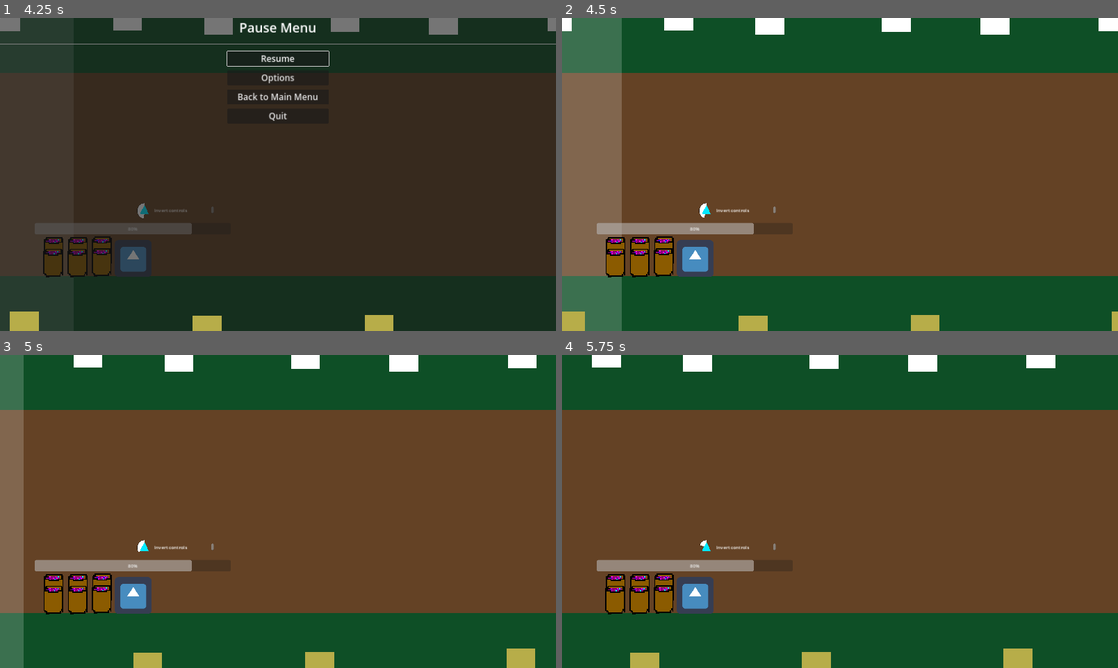
Above: before the commit, frames 1-4 (two rows, left to right).
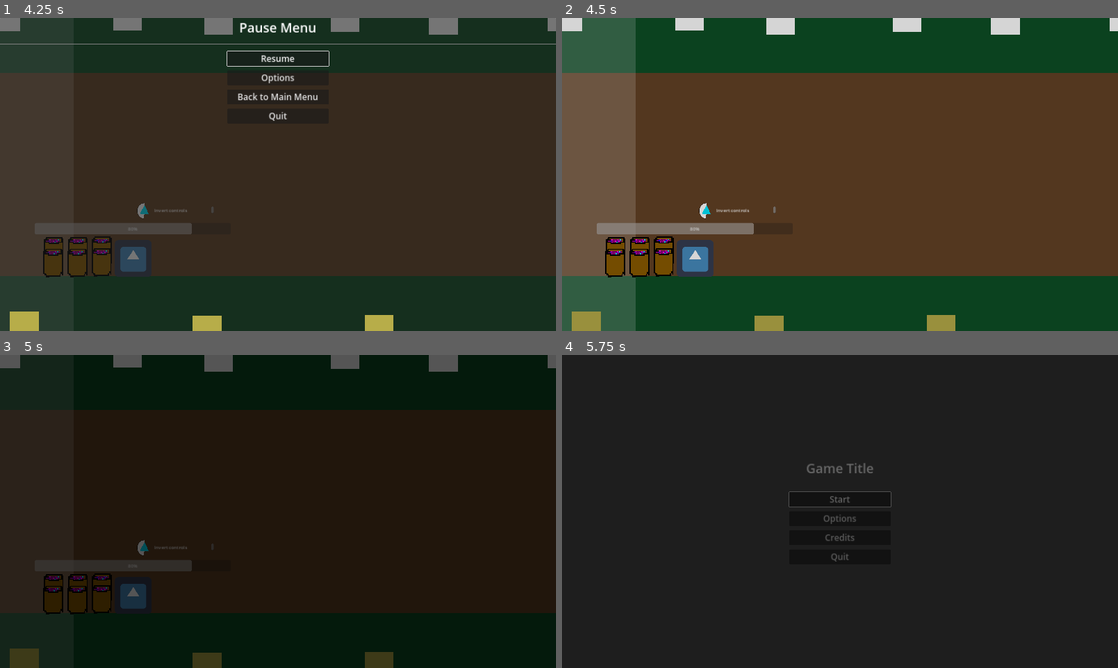
Above: after the commit, the same moments.

Repository: hsandt/ld53
Game: Godot game, scene res://scenes/main_menu_scene.tscn
Two runs of this game, one before a commit and one after it. Both use one fixed random seed, a clock stepped at 60 frames per second and the inputs below. The engine's default icon, where the game draws it, is replaced by a stand-in: a white triangle on a blue panel in a dark square.
Inputs (mouse positions are in pixels of both pictures, inside the frame that each line leads up to):
- Up to frame 1 (4.25 s): tap Enter (ui_accept) at 0.5, 0.77, 1.52, 3.02, 3.77 s; move the mouse to (400, 158) at 0.52 s; hold Right (ui_right) 0.53-1.28 s; click (400, 158) at 0.67 s; move the mouse to (166, 190) at 1.27 s; hold S (down) 1.28-2.03 s; move the mouse to (333, 105) at 2.02 s; hold Right (ui_right) 2.03-2.78 s; move the mouse to (250, 237) at 2.77 s; hold Up (ui_up) 2.78-3.53 s; click (250, 237) at 2.92 s; move the mouse to (444, 221) at 3.52 s; hold Left (ui_left) from 3.53 s (still down); tap Escape (pause) at 4.15 s
- Up to frame 2 (4.5 s): release Left (ui_left) at 4.25 s; click "Back to Main Menu" at 4.25 s
- Up to frame 3 (5 s): no input
- Up to frame 4 (5.75 s): move the mouse to (673, 464) at 5.02 s; hold Left (ui_left) from 5.03 s (still down); tap Enter (ui_accept) at 5.27 s

Frame 1 is identical in both runs. In frame 2, 6.6% of the frame differs, in the area x 0-100%, y 0-100%; in frame 3, 100%; in frame 4, 100%.

Commit message:
[Pause] Back to main menu: do not resume time, so make sure singleton are Always processed, and unpause tree
at the end of transition

Diff:
--- a/scenes/first_scene.tscn
+++ b/scenes/first_scene.tscn
@@ -1,8 +1,9 @@
-[gd_scene load_steps=11 format=3 uid="uid://ddxu5buxr3lp5"]
+[gd_scene load_steps=12 format=3 uid="uid://ddxu5buxr3lp5"]
 
 [ext_resource type="PackedScene" uid="uid://bkxvhy0xyc6my" path="res://prefabs/ingame/in_game_manager.tscn" id="1_i0ea3"]
 [ext_resource type="Texture2D" uid="uid://d0vvv3dcec8mu" path="res://sprites/white_square_1x1.png" id="1_pefx0"]
 [ext_resource type="PackedScene" uid="uid://bigtdfruv4w60" path="res://prefabs/pause_menu_custom.tscn" id="2_afo14"]
+[ext_resource type="PackedScene" uid="uid://bicer5hvlabr8" path="res://prefabs/main_menu_custom.tscn" id="2_c5wuj"]
 [ext_resource type="PackedScene" uid="uid://cvgbpr47myc5j" path="res://prefabs/ingame/player_character_body_2d.tscn" id="3_82xke"]
 [ext_resource type="PackedScene" uid="uid://clbkj8klm4my3" path="res://prefabs/ingame/obstacle_big.tscn" id="3_ykc5j"]
 [ext_resource type="PackedScene" uid="uid://ybj4svsavf4f" path="res://prefabs/ingame/obstacle_medium.tscn" id="4_h1iuh"]
@@ -18,6 +19,7 @@
 [node name="Node2D" type="Node2D"]
 
 [node name="InGameManager" parent="." node_paths=PackedStringArray("pause_menu") instance=ExtResource("1_i0ea3")]
+main_menu_scene = ExtResource("2_c5wuj")
 pause_menu = NodePath("../CanvasLayer/PauseMenu")
 
 [node name="CanvasLayer" type="CanvasLayer" parent="."]
@@ -170,3 +172,5 @@
 modulate = Color(1, 1, 1, 0.188235)
 scale = Vector2(1920, 1080)
 texture = ExtResource("1_pefx0")
+
+[connection signal="back_to_main_pressed" from="CanvasLayer/PauseMenu" to="InGameManager" method="_on_pause_menu_back_to_main_pressed"]
--- a/scripts/ingame/InGameManager.gd
+++ b/scripts/ingame/InGameManager.gd
@@ -1,10 +1,18 @@
 extends Node
 
 
+@export var main_menu_scene: PackedScene
 @export var pause_menu: PauseMenu
 
+## Speed factor for back to main menu fade out animation
+@export var back_to_main_menu_fade_out_speed: float = 1.0
+
+## Speed factor for back to main menu fade in animation
+@export var back_to_main_menu_fade_in_speed: float = 1.0
 
 func _ready():
+	assert(main_menu_scene != null,
+		"[InGameManager] main_menu_scene is not set on %s" % get_path())
 	assert(pause_menu != null,
 		"[InGameManager] pause_menu is not set on %s" % get_path())
 	pause_menu.visible = false
@@ -20,3 +28,8 @@
 
 	if event.is_action_pressed(&"restart"):
 		get_tree().reload_current_scene()
+
+
+func _on_pause_menu_back_to_main_pressed():
+	await SceneManager.change_scene_with_fade_async(main_menu_scene,
+		back_to_main_menu_fade_out_speed, back_to_main_menu_fade_in_speed)
--- a/scripts/menu/pause_menu_controller_custom.gd
+++ b/scripts/menu/pause_menu_controller_custom.gd
@@ -38,7 +38,8 @@
 
 
 func _on_back_to_menu_button_pressed():
-	close_pause_menu()
+#	close_pause_menu()
+	hide()
 	emit_signal("back_to_main_pressed")
 
 func _unhandled_input(event):
--- a/scripts/singleton/SceneManager.gd
+++ b/scripts/singleton/SceneManager.gd
@@ -15,6 +15,8 @@
 	await TransitionScreen.fade_out_async(fade_out_speed)
 	# await should wait for end of frame, so we can safely call_change_scene_immediate here
 	_change_scene_immediate(scene)
+	# hack to avoid still being paused after pause back to menu
+	get_tree().paused = false
 	await TransitionScreen.fade_in_async(fade_in_speed)
 
 
--- a/singletons/AppManager.tscn
+++ b/singletons/AppManager.tscn
@@ -3,4 +3,5 @@
 [ext_resource type="Script" path="res://scripts/singleton/AppManager.gd" id="1_dpv1y"]
 
 [node name="AppManager" type="Node"]
+process_mode = 3
 script = ExtResource("1_dpv1y")
--- a/singletons/SceneManager.tscn
+++ b/singletons/SceneManager.tscn
@@ -3,6 +3,7 @@
 [ext_resource type="Script" path="res://scripts/singleton/SceneManager.gd" id="1_u5kb3"]
 
 [node name="SceneManager" type="Control"]
+process_mode = 3
 layout_mode = 3
 anchors_preset = 15
 anchor_right = 1.0
--- a/singletons/TransitionScreen.tscn
+++ b/singletons/TransitionScreen.tscn
@@ -55,6 +55,7 @@
 }
 
 [node name="TransitionScreen" type="CanvasLayer" node_paths=PackedStringArray("animation_player")]
+process_mode = 3
 script = ExtResource("1_f7tk2")
 animation_player = NodePath("AnimationPlayer")
 
